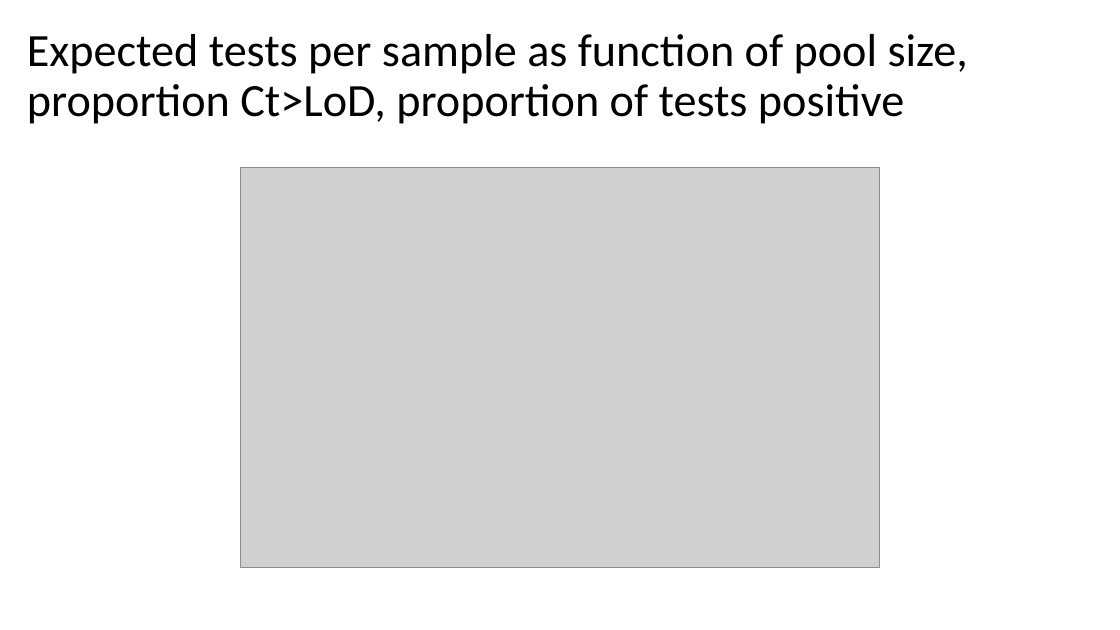
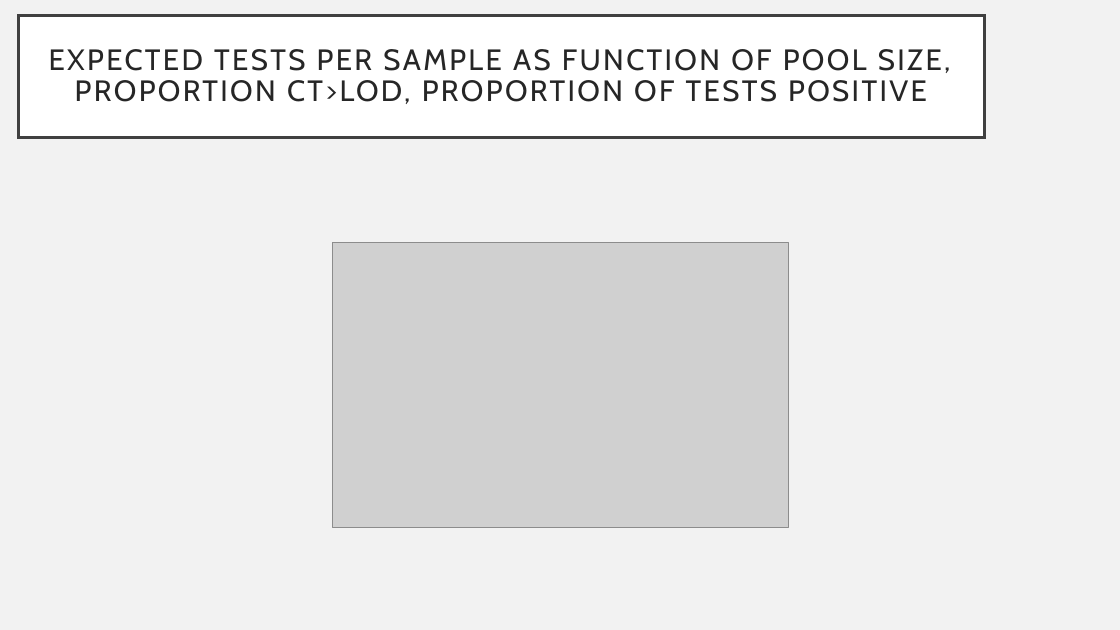
Before and after one commit to saskialynn/Group-testing, a slide deck: slide 7 of holmes_groupmeeting_12-4.pptx (slide 4 before the commit). Drawn at 1120x630 pixels with LibreOffice and Linux fonts; fonts in the diff are those of the drawing; grey boxes stand for pictures. Boxes give left, top, right and bottom in pixels: in the first picture for what was removed or moved away, otherwise in the second. Text is boxed around its words. In the diff, an @@ line names an element or a change of style, - is before the commit and + after.

```diff
--- a/holmes_groupmeeting_12-4.pptx
+++ b/holmes_groupmeeting_12-4.pptx
@@ background #FFFFFF to #F2F2F2 @@
@@ title "EXPECTED TESTS PER SAMPLE AS ...": place and size @@
-title "EXPECTED TESTS PER SAMPLE AS ..." at [27,34,968,124]
+title "EXPECTED TESTS PER SAMPLE AS ..." at [18,15,985,137]
@@ title "EXPECTED TESTS PER SAMPLE AS ..." at [18,15,985,137]: fill none to #FFFFFF; outline none to #404040 2.5 pt @@
@@ title at [49,49,951,104]: text changed; size 39.6 to 25.2 pt; font Calibri to Cabin; text colour #000000 to #262626 @@
-Expected tests per sample as function of pool size, proportion Ct>LoD, proportion of tests positive
+EXPECTED TESTS PER SAMPLE AS FUNCTION OF POOL SIZE, PROPORTION CT>LOD, PROPORTION OF TESTS POSITIVE
@@ picture: place and size @@
-picture at [240,168,880,568]
+picture at [332,243,788,528]
```
Also in this commit, not shown: 1 other slide changed, 5 slides added, 2 slides removed, 5 other files.
